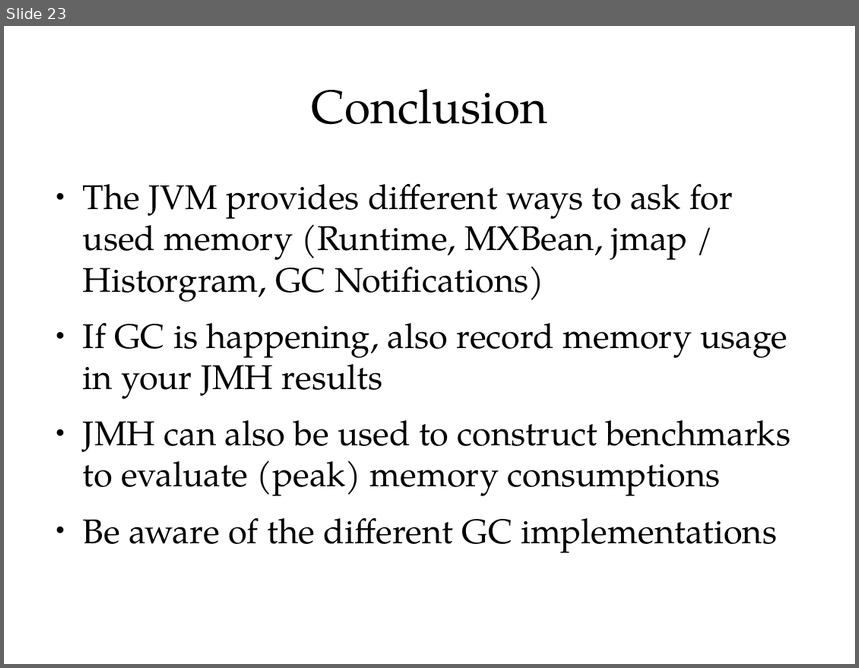
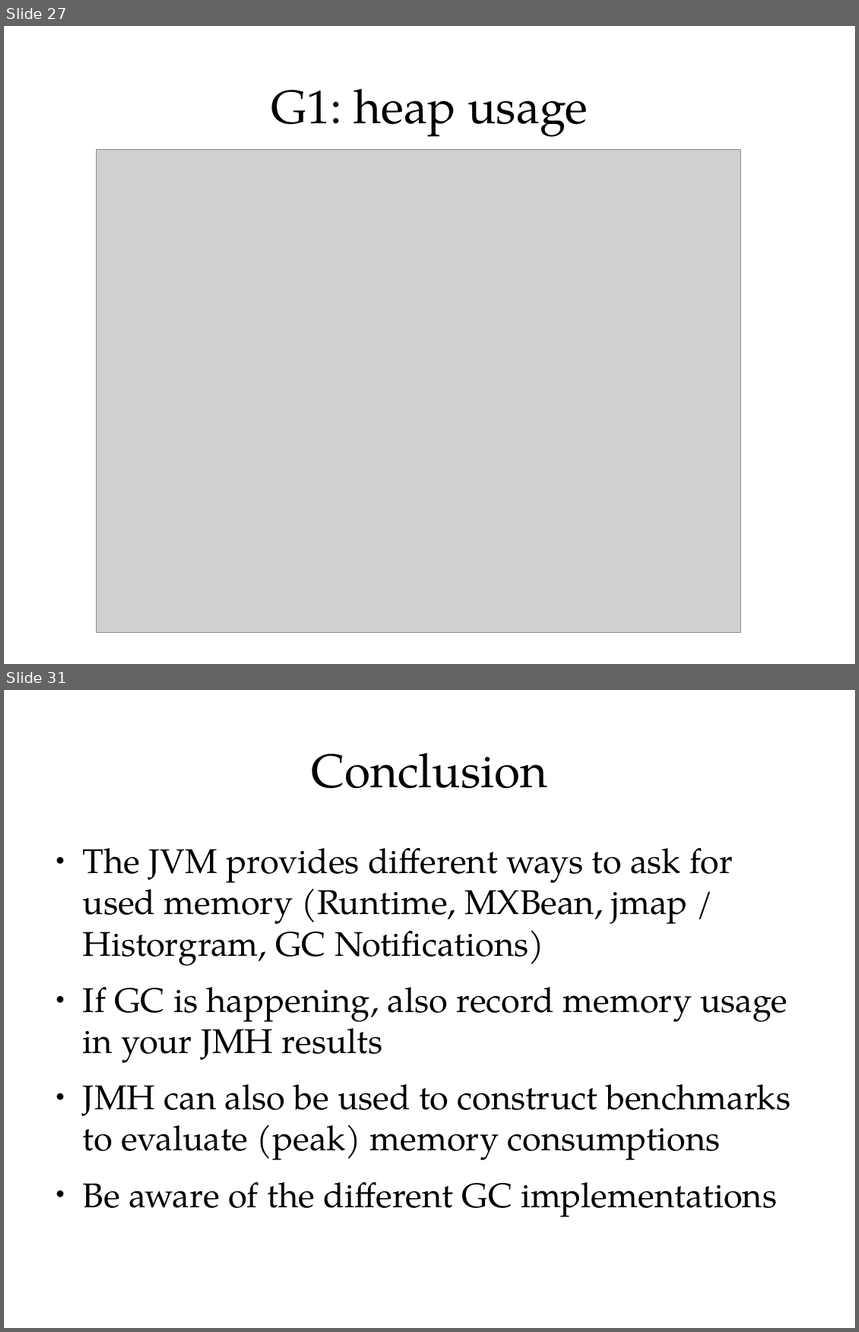
Before and after one commit to cruftex/talk-benchmark-memory, a slide deck: benchmark-memory-with-jmh.odp. Shown one above the other, each under a label of ours: slide 23 before the commit, slides 27 and 31 after it; the slides between them are not shown. The pictures are 859x668 and 859x1332 pixels, drawn with LibreOffice and Linux fonts; fonts in the diff are those of the drawing; grey boxes stand for pictures. Boxes give left, top, right and bottom in pixels: in the first picture for what was removed or moved away, otherwise in the second. Text is boxed around its words. In the diff, an @@ line names an element or a change of style, - is before the commit and + after.

```diff
--- a/benchmark-memory-with-jmh.odp
+++ b/benchmark-memory-with-jmh.odp
@@ slide 27 added at (4,26,855,664), background #FFFFFF @@
@@ title added at (271,89,588,137), 44 pt, text #000000 @@
+G1: heap usage
@@ picture added at (97,150,741,633) @@
@@ what was slide 23 is now slide 31 @@
```
Also in this commit, not shown: 1 slide changed, 10 other slides added, 3 slides removed, 1 other file.
